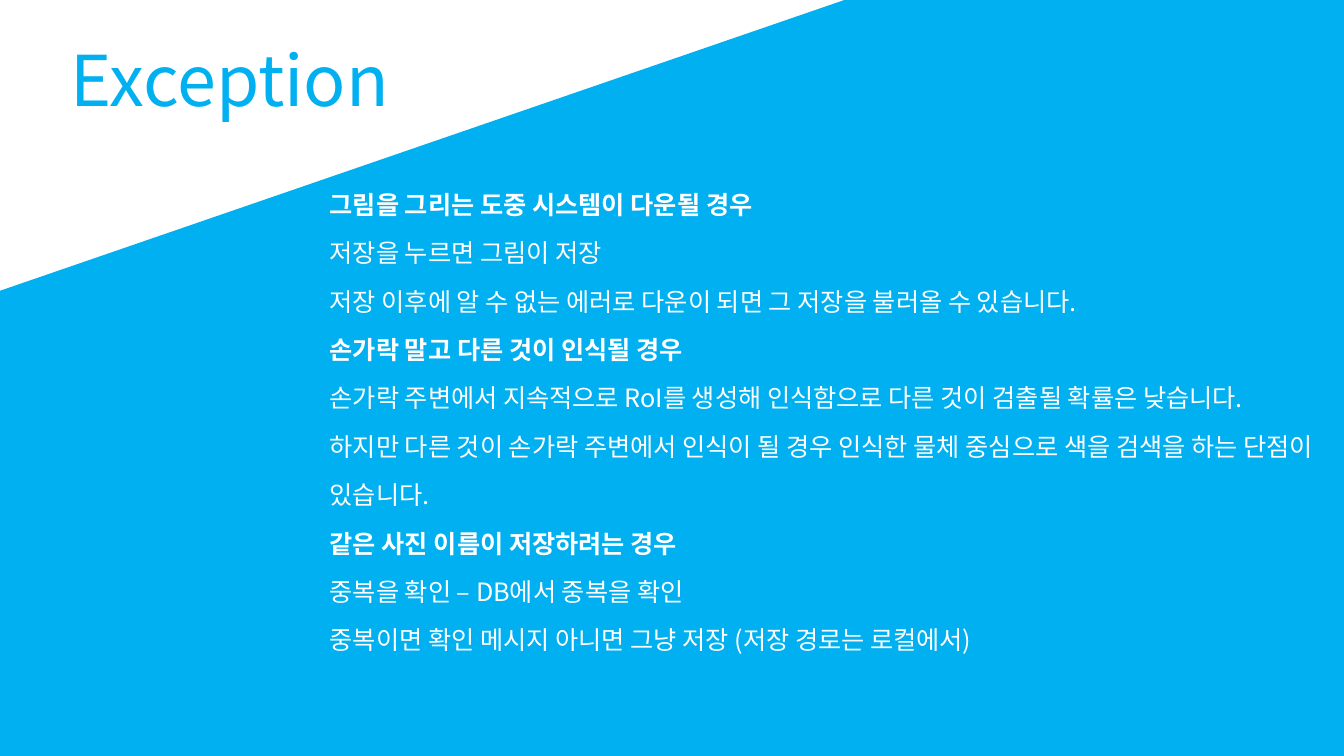
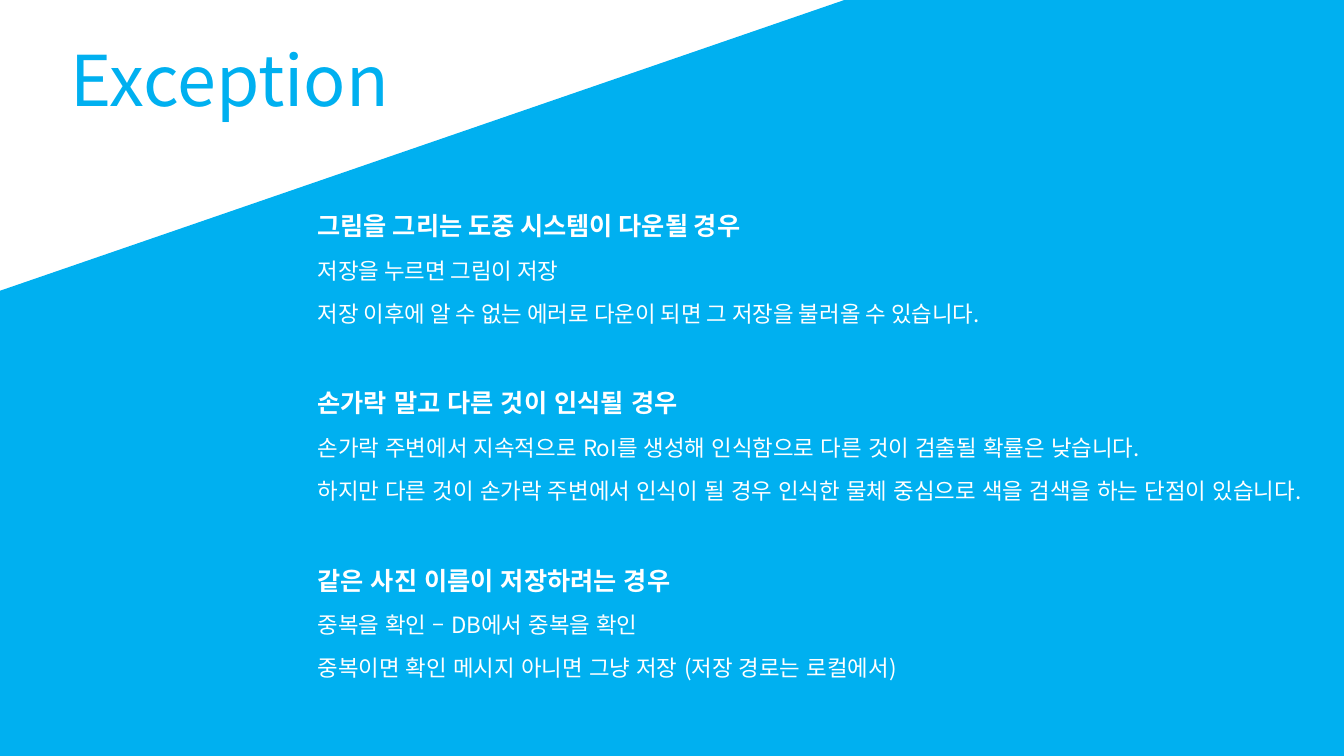
Before and after one commit to fbqweasd/VoidPainter, a slide deck: slide 8 of VoidPrinter.pptx. Drawn at 1344x756 pixels with LibreOffice and Linux fonts; fonts in the diff are those of the drawing. Boxes give left, top, right and bottom in pixels: in the first picture for what was removed or moved away, otherwise in the second. Text is boxed around its words. In the diff, an @@ line names an element or a change of style, - is before the commit and + after.

```diff
--- a/VoidPrinter.pptx
+++ b/VoidPrinter.pptx
@@ text "그림을 그리는 도중 시스템이 다운될 ...": place and size @@
-text "그림을 그리는 도중 시스템이 다운될 ..." at (330,193,1313,654)
+text "그림을 그리는 도중 시스템이 다운될 ..." at (318,214,1302,681)
@@ text at (318,260,1302,681): size 18 to 16 pt in "저장을 누르면 그림이 저장", "저장 이후에 알 수 없는 에러로 다운이 ...", "손가락 주변에서 지속적으로 RoI를 생성해 인식함으로 다른 ...", "하지만 다른 것이 손가락 주변에서 인식이 될 ..." and 2 more places @@
```
Also in this commit, not shown: 1 other slide changed, 1 slide added, 1 slide removed.
